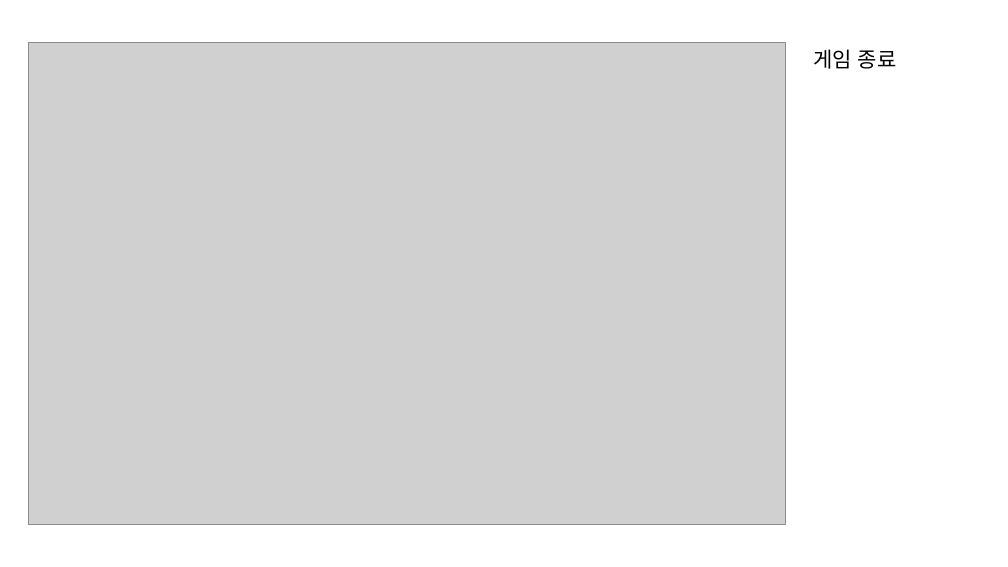
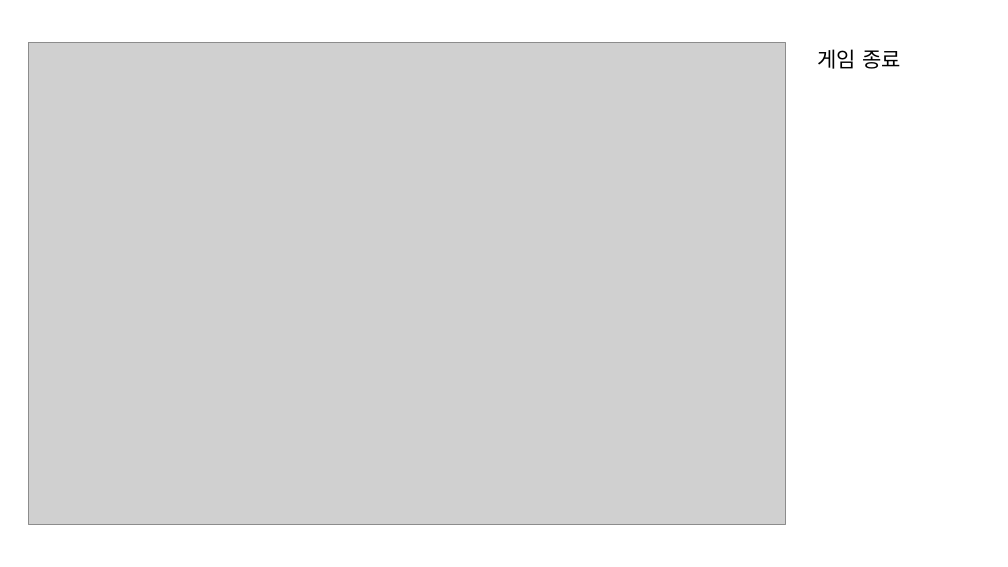
Before and after one commit to naaaaaru/robit_QT_project, a slide deck: slide 13 of QT프로젝트-체스.pptx. Drawn at 1008x567 pixels with LibreOffice and Linux fonts; fonts in the diff are those of the drawing; grey boxes stand for pictures. Boxes give left, top, right and bottom in pixels: in the first picture for what was removed or moved away, otherwise in the second. Text is boxed around its words. In the diff, an @@ line names an element or a change of style, - is before the commit and + after.

```diff
--- a/QT프로젝트-체스.pptx
+++ b/QT프로젝트-체스.pptx
@@ text "게임 종료": place and size @@
-text "게임 종료" at (813,49,897,69)
+text "게임 종료" at (818,49,901,69)
```
Also in this commit, not shown: 14 other slides changed, 1 other file.
